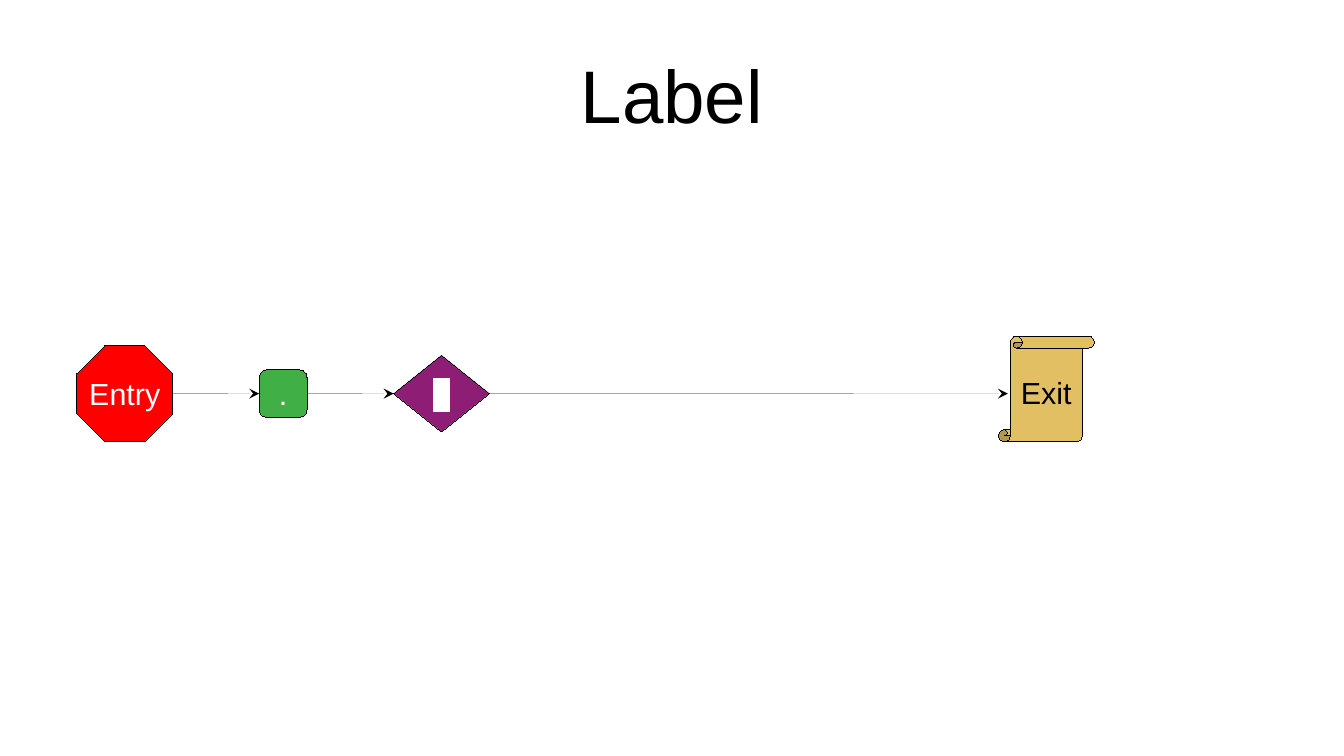
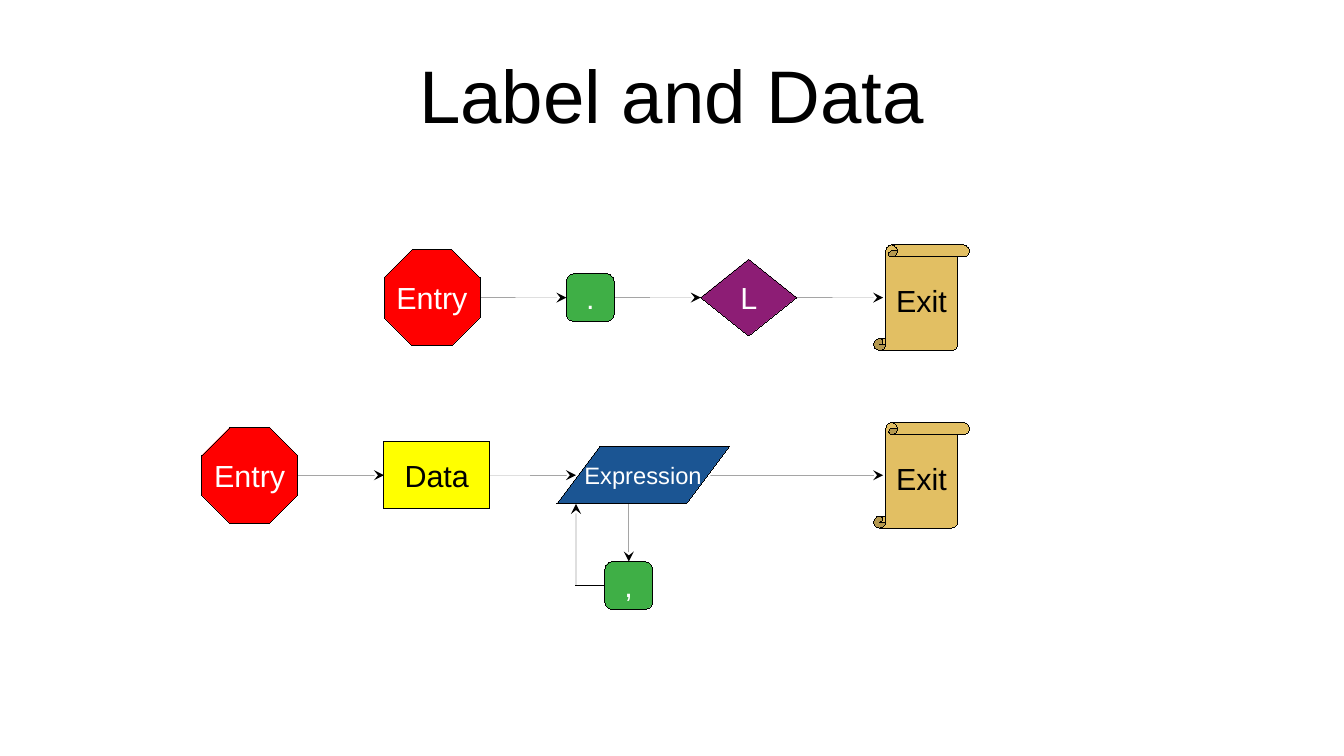
Before and after one commit to SparkFountain/BlitzBasicScript, a slide deck: slide 5 of assets/Grammar.odp (slide 3 before the commit). Drawn at 1344x756 pixels with LibreOffice and Linux fonts; fonts in the diff are those of the drawing. Boxes give left, top, right and bottom in pixels: in the first picture for what was removed or moved away, otherwise in the second. Text is boxed around its words. In the diff, an @@ line names an element or a change of style, - is before the commit and + after.

Commit message:
improved grammar

```diff
--- a/assets/Grammar.odp
+++ b/assets/Grammar.odp
@@ title at (419, 69, 924, 124): text changed @@
-Label
+Label and Data
@@ octagon added at (384, 250, 481, 346), fill #FF0000, outline #000000 0 pt, 18 pt, text #FFFFFF @@
+Entry
@@ diamond "L": place and size @@
-diamond "L" at (394, 355, 490, 432)
+diamond "L" at (701, 260, 798, 337)
@@ diamond "L" at (701, 260, 798, 337): highlight #FFFFFF to none @@
@@ vertical scroll added at (874, 245, 971, 351), fill #E2BF63, outline #000000 0 pt, 18 pt, text #000000 @@
+Exit
@@ arrow added from (481, 298) to (567, 298), #000000 0 pt @@
@@ rounded rectangle ".": place and size @@
-rounded rectangle "." at (260, 370, 307, 417)
+rounded rectangle "." at (567, 273, 615, 321)
@@ arrow moved from (173, 394) - (260, 394) to (615, 298) - (701, 298) @@
@@ arrow added from (798, 298) to (883, 298), #000000 0 pt @@
@@ octagon "Entry": place and size @@
-octagon "Entry" at (77, 346, 173, 443)
+octagon "Entry" at (201, 428, 298, 524)
@@ rectangle added at (384, 441, 490, 509), fill #FFFF00, outline #000000 0 pt, 18 pt, text #000000 @@
+Data
@@ parallelogram added at (557, 446, 731, 504), fill #1B5593, outline #000000 0 pt, 14 pt, text #FFFFFF @@
+Expression
@@ vertical scroll "Exit": place and size @@
-vertical scroll "Exit" at (999, 337, 1095, 443)
+vertical scroll "Exit" at (874, 423, 971, 529)
@@ arrow moved from (307, 394) - (394, 394) to (298, 476) - (384, 476) @@
@@ arrow added from (490, 476) to (576, 476), #000000 0 pt @@
@@ arrow moved from (490, 394) - (1009, 394) to (711, 476) - (883, 476) @@
@@ arrow added from (576, 585) to (576, 504), #000000 0 pt @@
@@ arrow added from (629, 504) to (629, 562), #000000 0 pt @@
@@ rounded rectangle added at (605, 562, 652, 610), fill #3FAF46, outline #000000 0 pt, 18 pt, text #FFFFFF @@
+,
@@ line added from (605, 585) to (576, 585), #000000 0 pt @@
```
Also in this commit, not shown: 4 other slides changed, 9 slides added.
